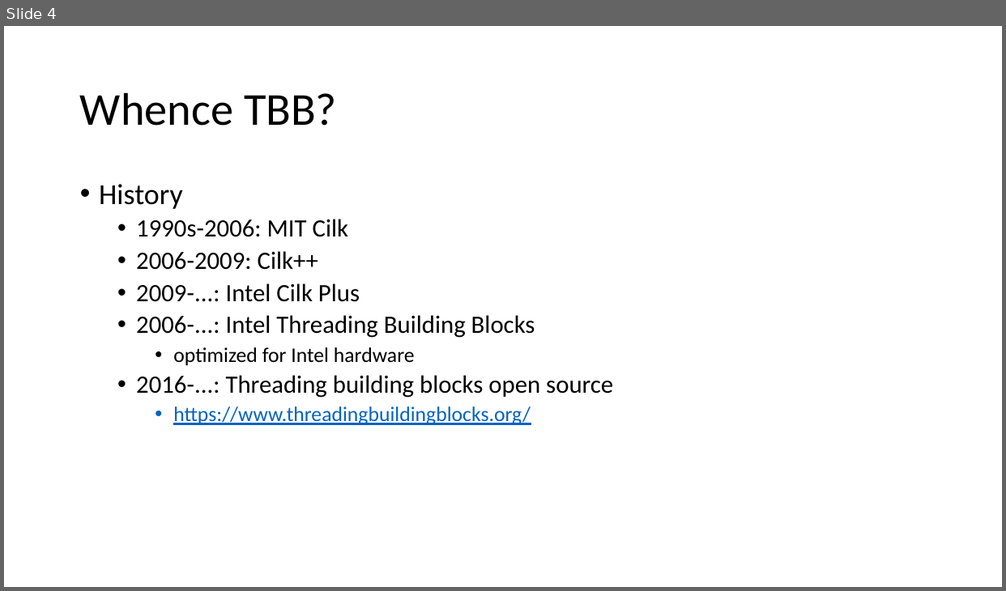
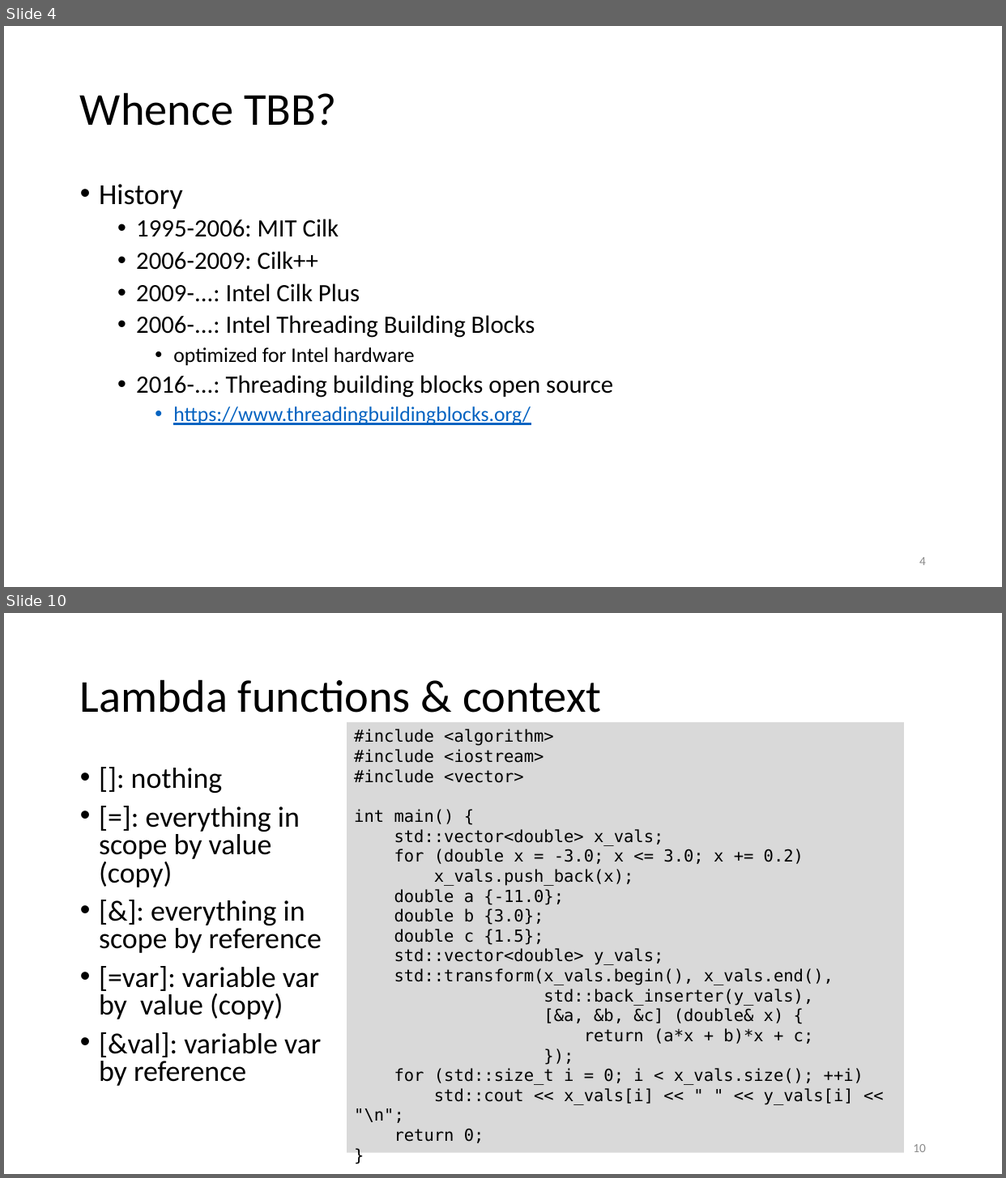
Before and after one commit to gjbex/training-material, a slide deck: CPlusPlus/Tbb/tbb.pptx. Shown one above the other, each under a label of ours: slide 4 before the commit, slides 4 and 10 after it; the slides between them are not shown. The pictures are 1006x591 and 1006x1178 pixels, drawn with LibreOffice and Linux fonts; fonts in the diff are those of the drawing. Boxes give left, top, right and bottom in pixels: in the first picture for what was removed or moved away, otherwise in the second. Text is boxed around its words. In the diff, an @@ line names an element or a change of style, - is before the commit and + after.

```diff
--- a/CPlusPlus/Tbb/tbb.pptx
+++ b/CPlusPlus/Tbb/tbb.pptx
@@ slide 10 added at box(4, 613, 1002, 1174), background #FFFFFF @@
@@ title added at box(80, 679, 601, 713), 44 pt, text #000000 @@
+Lambda functions & context
@@ rectangle added at box(347, 722, 904, 1153), fill #D9D9D9, 16 pt, text #000000 @@
+#include <algorithm>
+#include <iostream>
+#include <vector>
+int main() {
+std::vector<double> x_vals;
+for (double x = -3.0; x <= 3.0; x += 0.2)
+x_vals.push_back(x);
+double a {-11.0};
+double b {3.0};
+double c {1.5};
+std::vector<double> y_vals;
+std::transform(x_vals.begin(), x_vals.end(),
+std::back_inserter(y_vals),
+[&a, &b, &c] (double& x) {
+return (a*x + b)*x + c;
+});
+for (std::size_t i = 0; i < x_vals.size(); ++i)
+std::cout << x_vals[i] << " " << y_vals[i] << "\n";
+return 0;
+}
@@ text added at box(99, 768, 322, 1086), 28 pt, text #000000 @@
+• []: nothing
+• [=]: everything in
+  scope by value
+  (copy)
+• [&]: everything in
+  scope by reference
+• [=var]: variable var
+  by value (copy)
+• [&val]: variable var
+  by reference
@@ page number added at box(913, 1144, 926, 1152), 12 pt, text #8C8C8C @@
+10
@@ slide 4 changed as well @@
@@ text at box(136, 219, 339, 237): text changed @@
-  • 1990s-2006: MIT Cilk
+  • 1995-2006: MIT Cilk
@@ page number added at box(919, 557, 926, 565), 12 pt, text #8C8C8C @@
+4
```
Also in this commit, not shown: 3 other slides changed, 7 other slides added.
